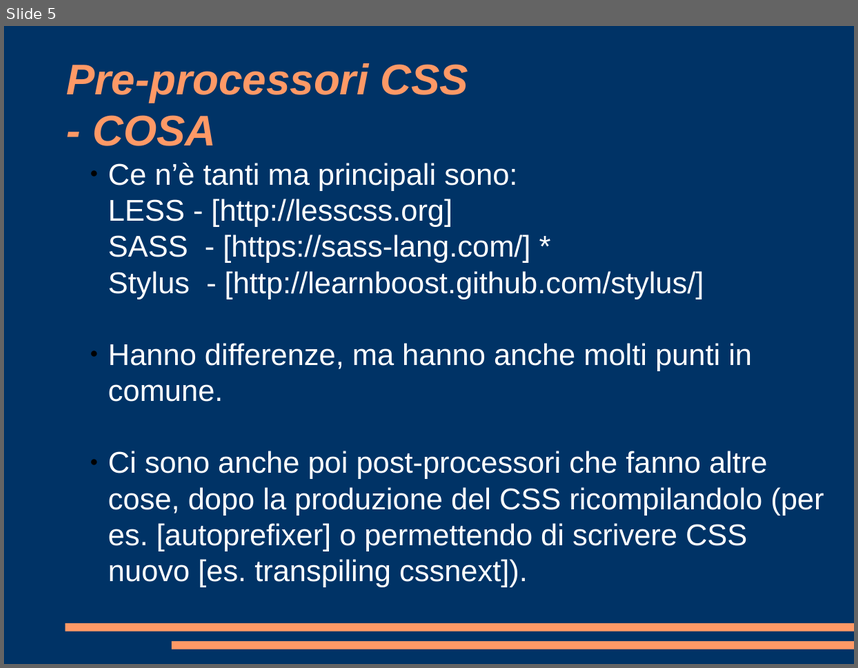
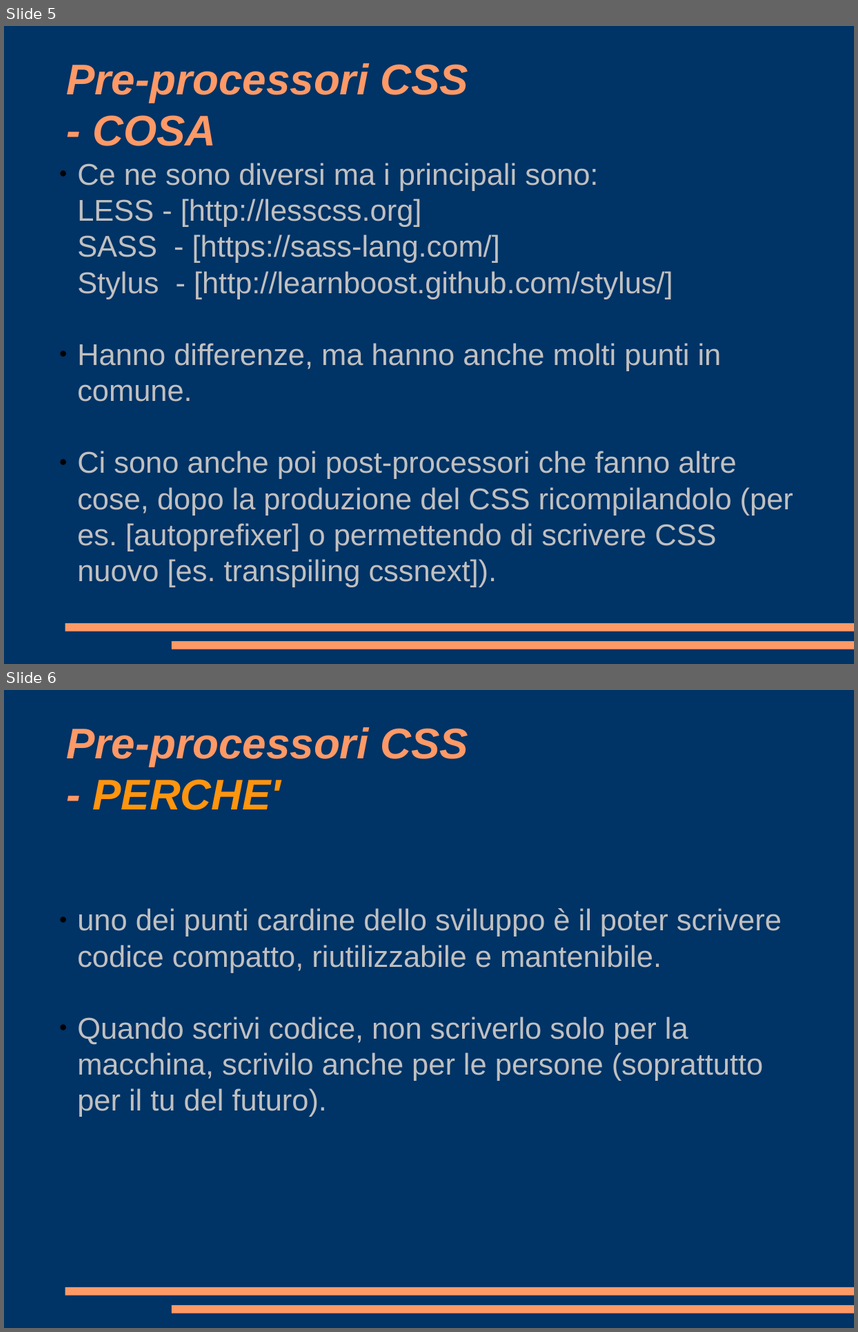
Before and after one commit to pimoGit/boolean-careers-test, a slide deck: video-lezione/presentazione.odp. Shown one above the other, each under a label of ours: slide 5 before the commit, slides 5 and 6 after it. The pictures are 858x668 and 858x1332 pixels, drawn with LibreOffice and Linux fonts; fonts in the diff are those of the drawing. Boxes give left, top, right and bottom in pixels: in the first picture for what was removed or moved away, otherwise in the second. Text is boxed around its words. In the diff, an @@ line names an element or a change of style, - is before the commit and + after.

```diff
--- a/video-lezione/presentazione.odp
+++ b/video-lezione/presentazione.odp
@@ slide 6 added at [4, 690, 854, 1328], background #003366; not listed: 2 template elements that a slide beside it also shows @@
@@ title added at [67, 727, 468, 810], 40 pt, text #FF9966, bold, italic @@
+Pre-processori CSS
+- PERCHE'
@@ subtitle added at [77, 908, 782, 1116], 28 pt, text #C0C0C0 @@
+● uno dei punti cardine dello sviluppo è il poter scrivere codice compatto, riutilizzabile e mantenibile.
+● Quando scrivi codice, non scriverlo solo per la macchina, scrivilo anche per le persone (soprattutto per il tu del futuro).
@@ slide 5 changed as well @@
@@ subtitle "Ce ne sono diversi ma ...": place and size @@
-subtitle "Ce ne sono diversi ma ..." at [108, 163, 824, 587]
+subtitle "Ce ne sono diversi ma ..." at [77, 163, 793, 587]
@@ subtitle at [77, 163, 673, 299]: text changed; text colour #FFFFFF to #C0C0C0 @@
-● Ce n’è tanti ma principali sono:
-  LESS - [http://lesscss.org]
-  SASS - [https://sass-lang.com/] *
-  Stylus - [http://learnboost.github.com/stylus/]
+● Ce ne sono diversi ma i principali sono:
+  LESS - [http://lesscss.org]
+  SASS - [https://sass-lang.com/]
+  Stylus - [http://learnboost.github.com/stylus/]
@@ subtitle at [77, 343, 793, 587]: text colour #FFFFFF to #C0C0C0 in "Hanno differenze, ma hanno anche molti punti ...", "Ci sono anche poi post-processori che fanno ..." @@
```
Also in this commit, not shown: 4 other slides changed, 4 other slides added, 1 other file.
